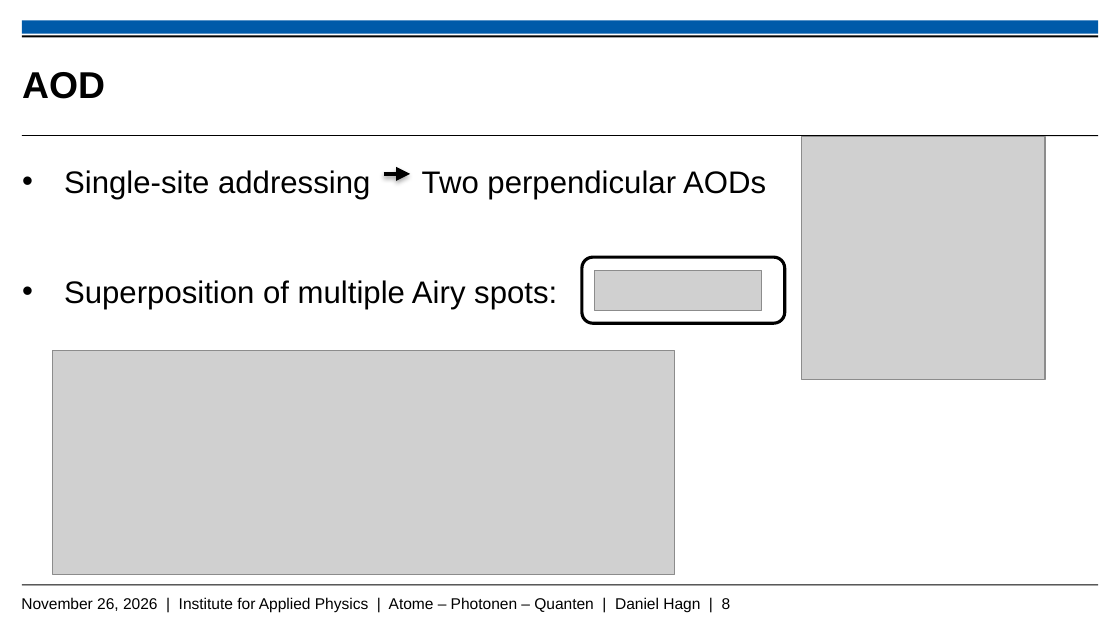
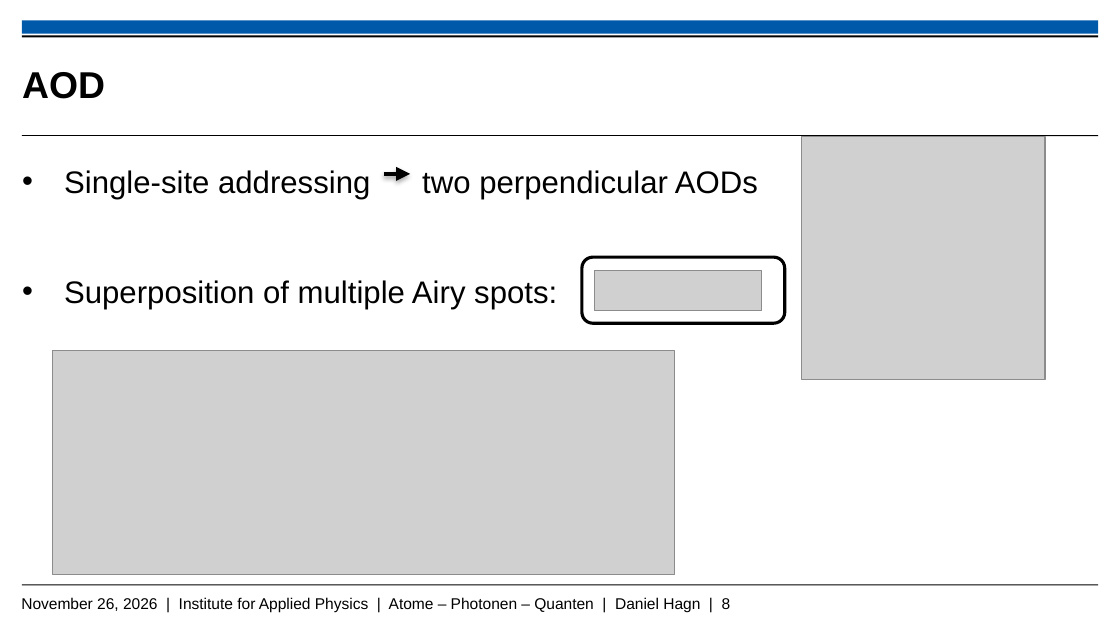
Before and after one commit to Daniel-Hagn-physik/Masterthesis_Backup, a slide deck: slide 8 of Hagn_Daniel_Mastervortrag.pptx. Drawn at 1120x630 pixels with LibreOffice and Linux fonts; fonts in the diff are those of the drawing; grey boxes stand for pictures; background and template pictures are left out. Boxes give left, top, right and bottom in pixels: in the first picture for what was removed or moved away, otherwise in the second. Text is boxed around its words. In the diff, an @@ line names an element or a change of style, - is before the commit and + after.

```diff
--- a/Hagn_Daniel_Mastervortrag.pptx
+++ b/Hagn_Daniel_Mastervortrag.pptx
@@ text at (64,170,758,199): text changed @@
-• Single-site addressing Two perpendicular AODs
+• Single-site addressing two perpendicular AODs
```
Also in this commit, not shown: 9 other slides changed.
